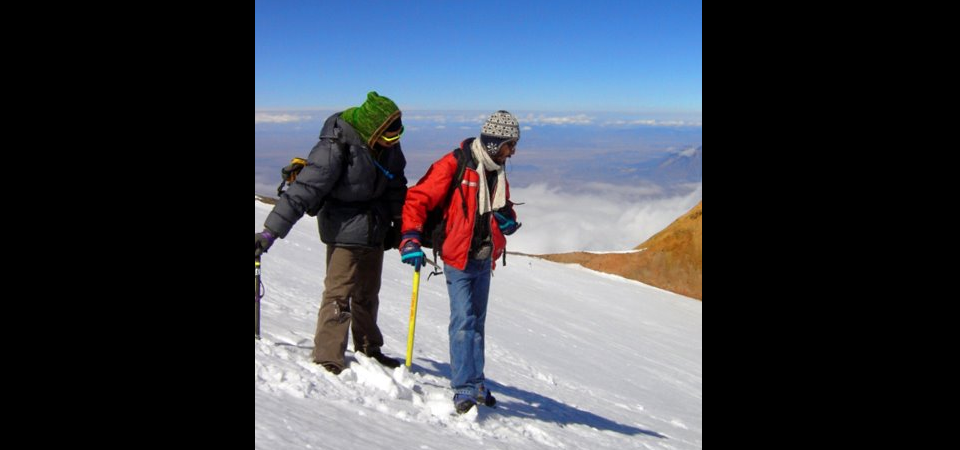
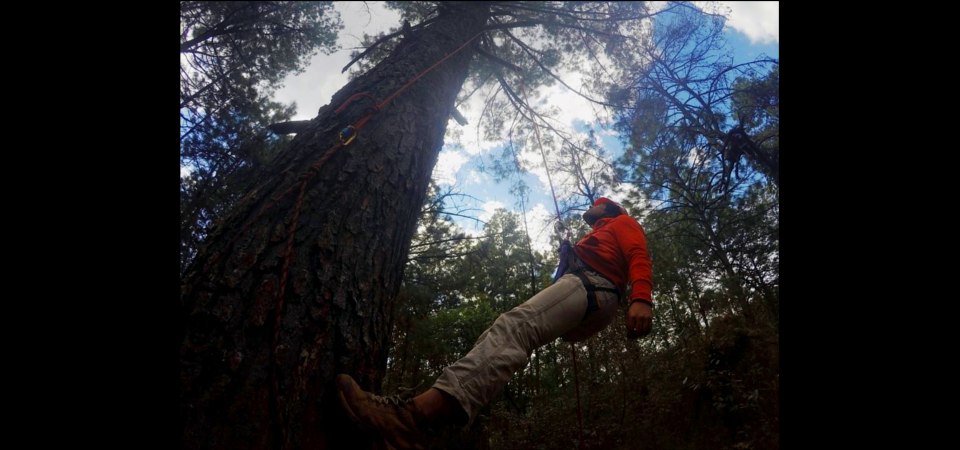
Two versions of the same layered image (960px x 450px). Layer-by-layer changes:
added layer "Capa pegada #1" above "Capa #3" over [180,1,779,450]
hid "Capa pegada" over [255,0,702,450]
